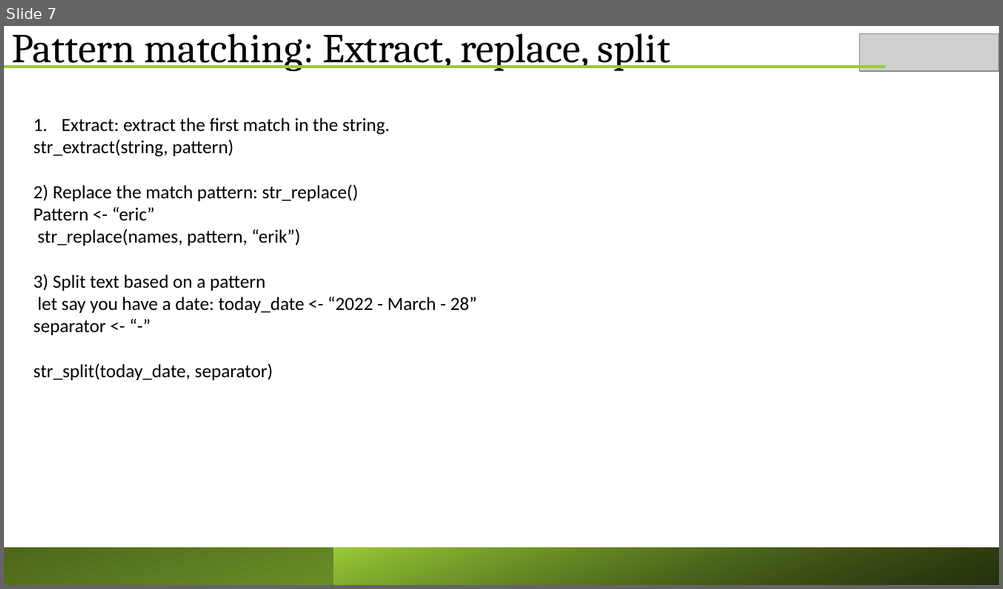
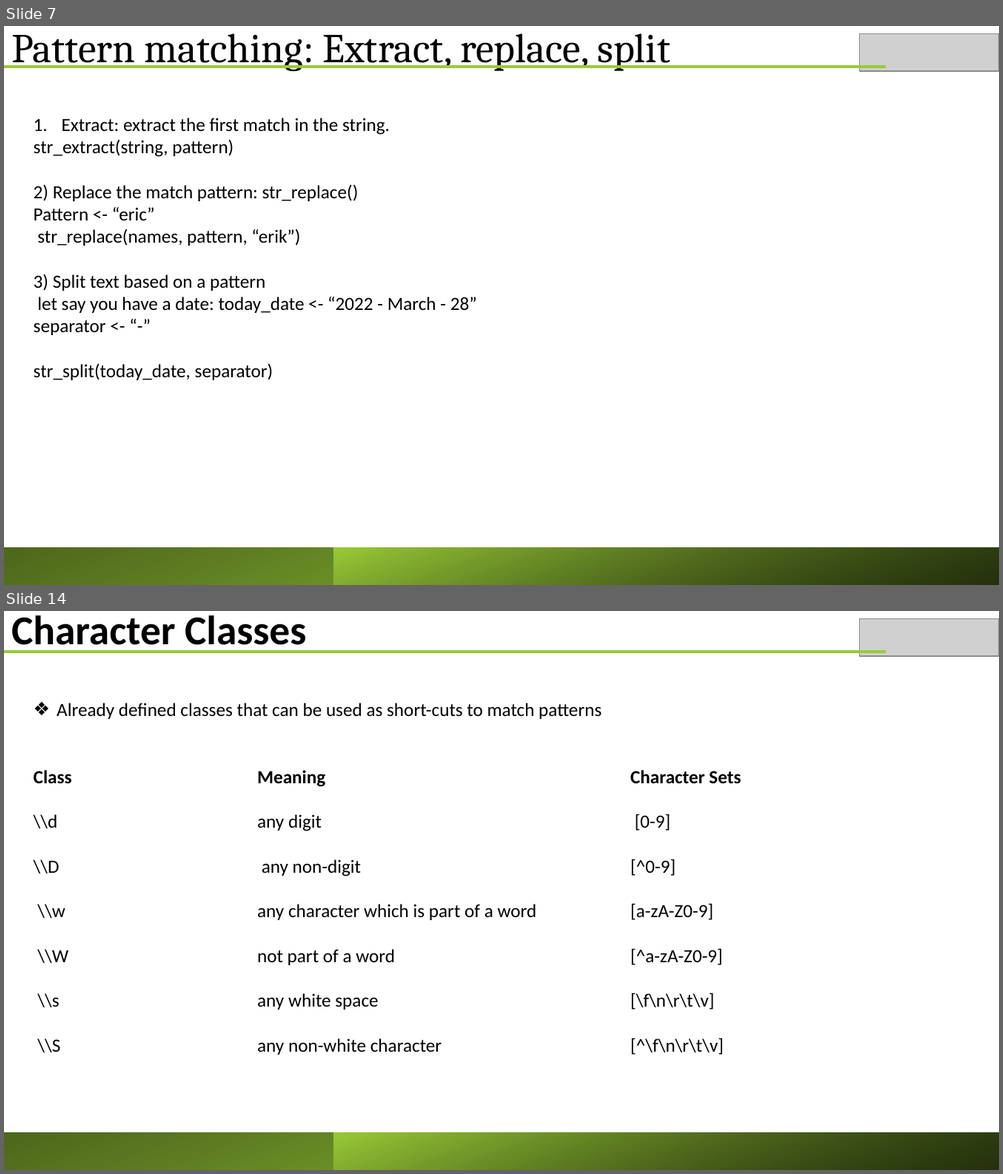
Before and after one commit to ericasare1/Data_Smart_Science, a slide deck: R/AdvancedR/wk6/Working_with_texts.pptx. Shown one above the other, each under a label of ours: slide 7 before the commit, slides 7 and 14 after it; the slides between them are not shown. The pictures are 1003x589 and 1003x1174 pixels, drawn with LibreOffice and Linux fonts; fonts in the diff are those of the drawing; grey boxes stand for pictures. Boxes give left, top, right and bottom in pixels: in the first picture for what was removed or moved away, otherwise in the second. Text is boxed around its words. In the diff, an @@ line names an element or a change of style, - is before the commit and + after.

```diff
--- a/R/AdvancedR/wk6/Working_with_texts.pptx
+++ b/R/AdvancedR/wk6/Working_with_texts.pptx
@@ slide 14 added at <box>4,611,999,1170</box>, background #FFFFFF @@
@@ text added at <box>11,615,306,653</box>, 39.6 pt, text #000000, bold @@
+Character Classes
@@ picture added at <box>859,619,999,657</box> @@
@@ line added from (4, 651) to (885, 651), #99CB38 3 pt @@
@@ text added at <box>34,703,740,1055</box>, 18 pt, text #000000 @@
+❖ Already defined classes that can be used as short-cuts to match patterns
+Class Meaning Character Sets
+\\d any digit [0-9]
+\\D any non-digit [^0-9]
+\\w any character which is part of a word [a-zA-Z0-9]
+\\W not part of a word [^a-zA-Z0-9]
+\\s any white space [\f\n\r\t\v]
+\\S any non-white character [^\f\n\r\t\v]
@@ rectangle added at <box>4,1133,999,1170</box>, fill gradient #99CB38 to #4D671B @@
@@ rectangle added at <box>334,1133,999,1170</box>, fill gradient #000000 to #99CB38 @@
```
Also in this commit, not shown: 10 other slides added, 1 other file.
